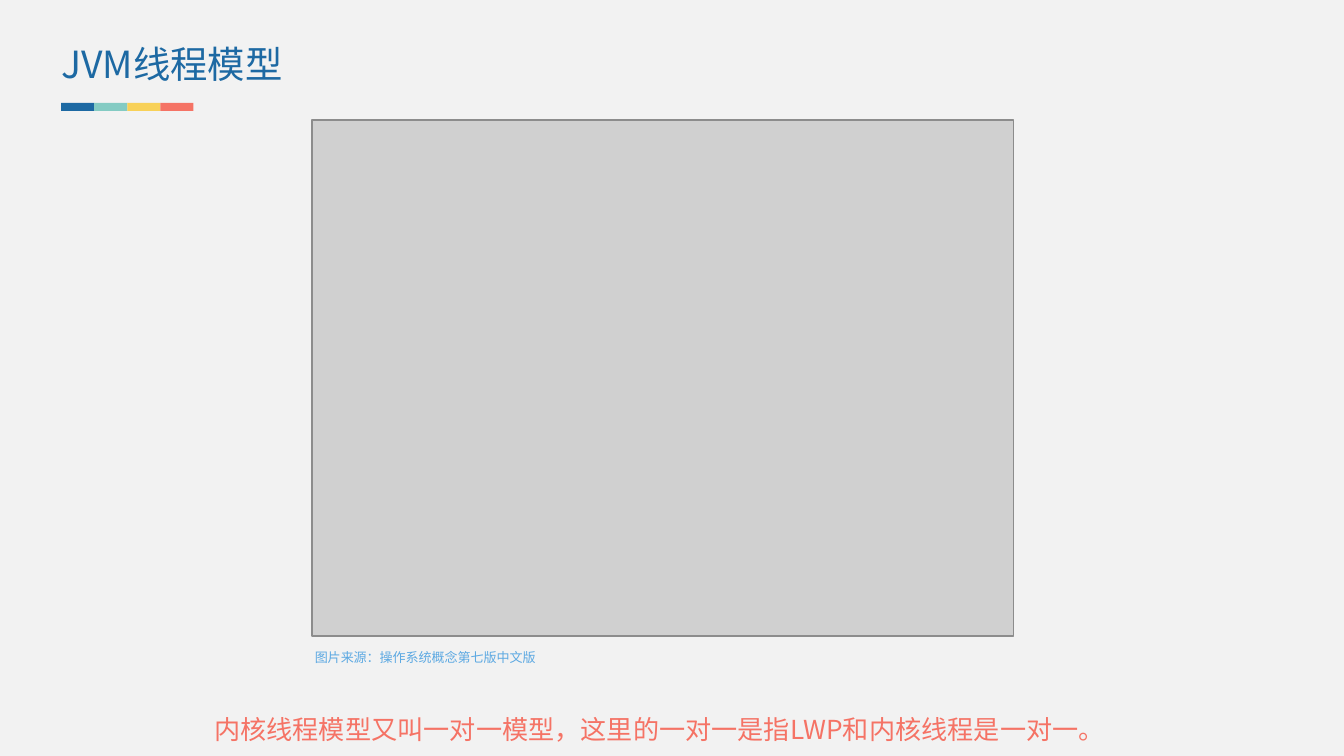
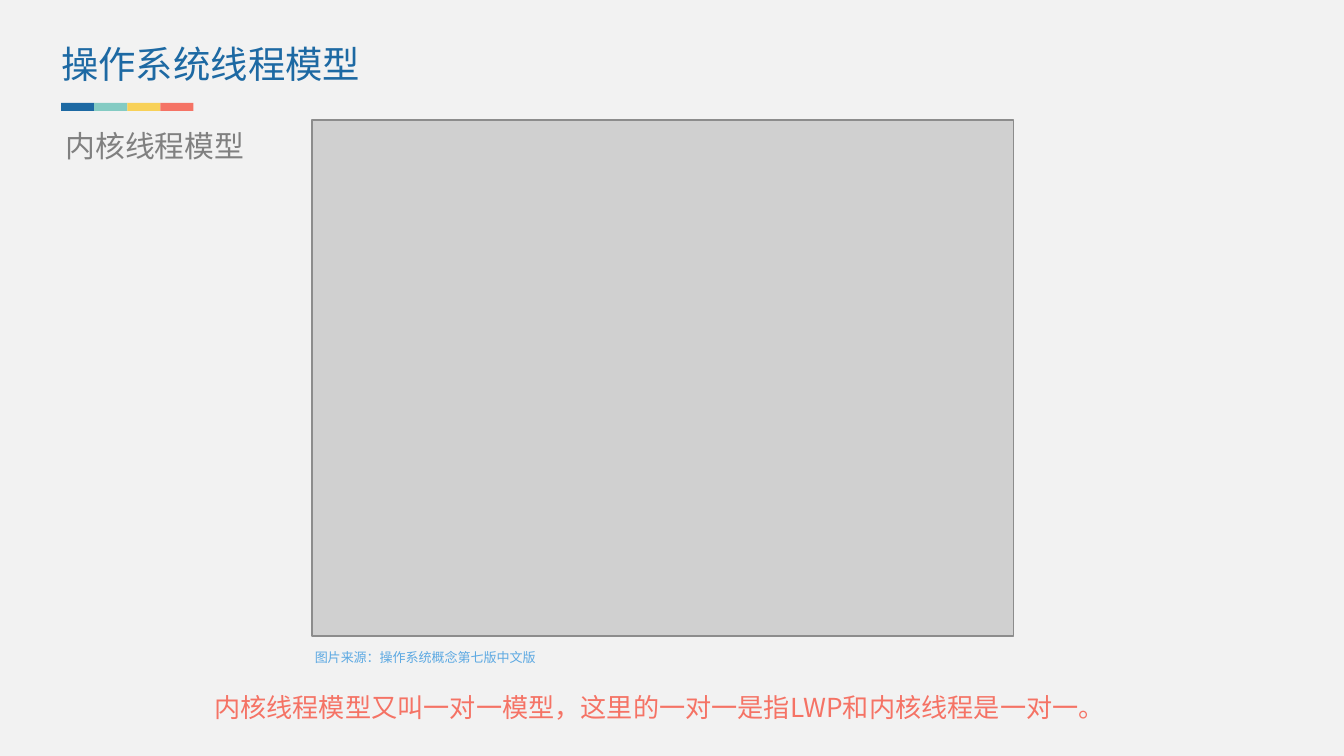
Before and after one commit to lvjiuluan/idea-projects, a slide deck: slide 22 of presentation/JVM内存模型/JVM内存模型.pptx. Drawn at 1344x756 pixels with LibreOffice and Linux fonts; fonts in the diff are those of the drawing; grey boxes stand for pictures. Boxes give left, top, right and bottom in pixels: in the first picture for what was removed or moved away, otherwise in the second. Text is boxed around its words. In the diff, an @@ line names an element or a change of style, - is before the commit and + after.

```diff
--- a/presentation/JVM内存模型/JVM内存模型.pptx
+++ b/presentation/JVM内存模型/JVM内存模型.pptx
@@ text at [61,46,360,81]: text changed @@
-JVM线程模型
+操作系统线程模型
@@ text added at [66,132,245,160], 16 pt, text #808080 @@
+内核线程模型
@@ text "内核线程模型又叫一对一模型，这里的一对一是指LWP和内核线程是一对一。": place and size @@
-text "内核线程模型又叫一对一模型，这里的一对一是指LWP和内核线程是一对一。" at [214,717,1104,742]
+text "内核线程模型又叫一对一模型，这里的一对一是指LWP和内核线程是一对一。" at [214,695,1104,720]
```
Also in this commit, not shown: 1 other slide changed, 9 slides added, 57 other files.
